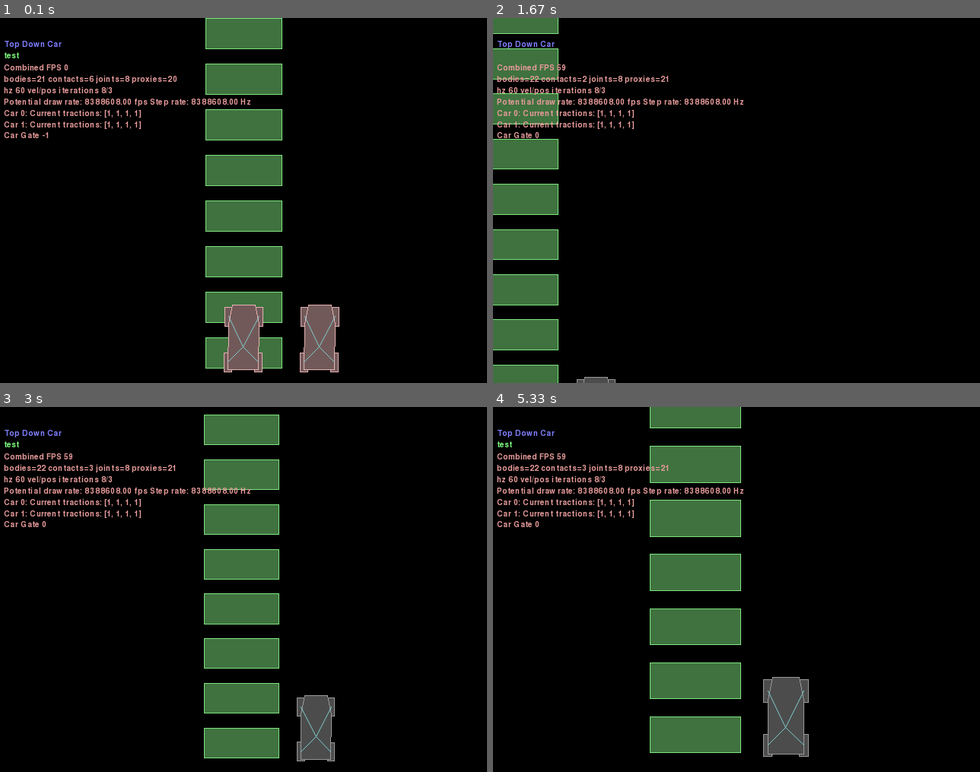
Above: before the commit, frames 1-4 (two rows, left to right).
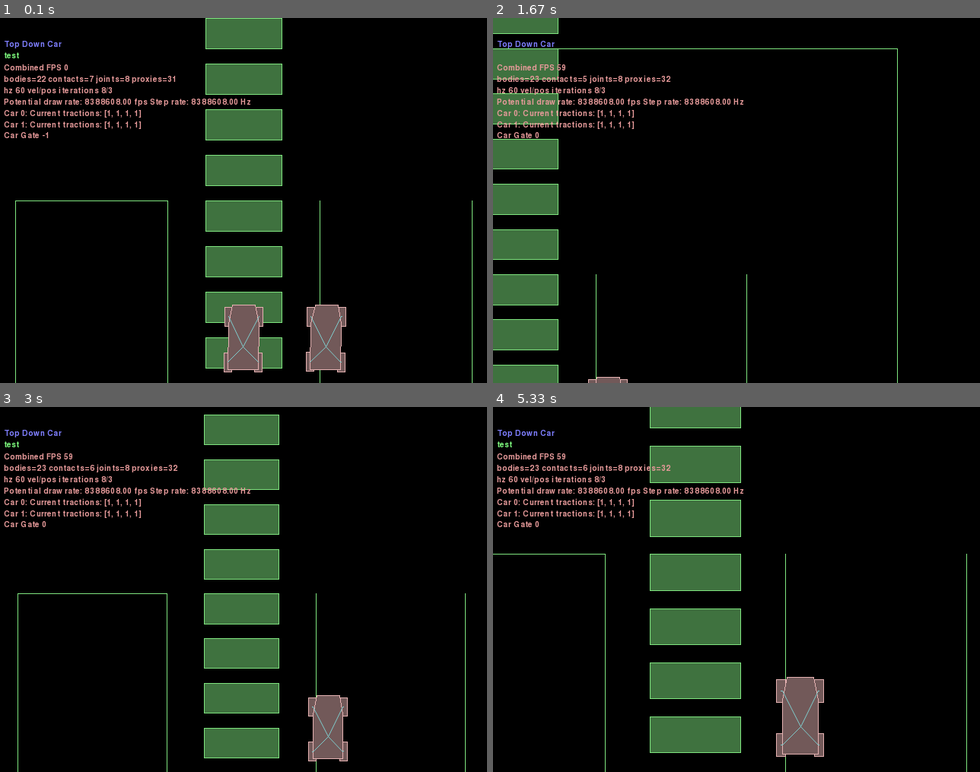
Above: after the commit, the same moments.

Repository: Alluvial-Gold/super-duper-potato-ml
Game: pygame game, started from carPhysics/top_down_car.py
Two runs of this game, one before a commit and one after it. Both use one fixed random seed, a clock stepped at 60 frames per second and the inputs below.
Inputs (mouse positions are in pixels of both pictures, inside the frame that each line leads up to):
- Up to frame 1 (0.1 s): no input
- Up to frame 2 (1.67 s): hold Right 0.33-0.8 s; move the mouse to (717, 215) at 0.37 s; hold Up 0.83-1.13 s; move the mouse to (736, 222) at 0.87 s; tap Space at 0.9, 1.23, 1.53 s; tap Z at 0.98 s; hold Right 1.17-1.63 s; move the mouse to (619, 204) at 1.2 s; tap X at 1.32 s
- Up to frame 3 (3 s): hold Left 1.67-2.2 s; move the mouse to (292, 669) at 1.7 s; tap Space at 1.73, 2.03, 2.3, 2.63, 2.93 s; hold Down 2.23-2.53 s; move the mouse to (92, 673) at 2.27 s; tap Z at 2.38 s; hold Left 2.57-2.97 s; move the mouse to (423, 717) at 2.6 s; tap X at 2.72 s
- Up to frame 4 (5.33 s): hold Up 3-3.37 s; move the mouse to (794, 622) at 3.03 s; tap Space at 3.07, 3.47, 3.77, 4.47, 4.87, 5.17 s; hold Right 3.4-4.03 s; move the mouse to (746, 465) at 3.43 s; tap Z at 3.55, 4.95 s; click (561, 578) at 4.12 s; hold Down 4.4-4.77 s; move the mouse to (712, 684) at 4.43 s; hold Left 4.8-5.27 s; move the mouse to (736, 633) at 4.83 s; hold Right from 5.3 s (still down)

The runs differ from the first frame. In frame 1, 1.1% of the frame differs, in the area x 3-98%, y 15-100%; in frame 2, 0.7%; in frame 3, 2.3%; in frame 4, 3.0%, in the area x 0-98%, y 15-100%.

Commit message:
Added wall segments

Diff:
--- a/carPhysics/top_down_car.py
+++ b/carPhysics/top_down_car.py
@@ -4,7 +4,6 @@
 from framework import (Framework, Keys, main)
 from Box2D import *
 import math
-
 
 class TDGroundArea(object):
     """
@@ -237,6 +236,9 @@
         numCars = 2
         self.cars = [TDCar(self.world, position=(10*i, 0)) for i in range(numCars)]
 
+        self.wall_body = self.world.CreateStaticBody(position=(0, 0))
+        self.set_up_walls()
+
         # Add track sections
         for trackSectionIndex in range(10):
             width = 5
@@ -254,6 +256,20 @@
             )
             fixture.sensor = True
 
+    def create_wall_segment(self, points):
+        for p1, p2 in zip(points, points[1:]):
+            edge = b2EdgeShape(vertices=[p1, p2])
+            self.wall_body.CreateFixture(b2FixtureDef(shape=edge))
+
+    def set_up_walls(self):
+        # TODO the points should come from a file or something?
+        outsideWallPoints = ((-50, 50), (-50, -50), (50, -50), (50, 50), (-50, 50))
+        insideWallPoints = ((-30, 20), (-30, -20), (-10, -20), (-10, 20), (-30, 20))
+        segmentPoints = ((30, 20), (30, -20), (10, -20), (10, 20))
+
+        self.create_wall_segment(outsideWallPoints)
+        self.create_wall_segment(insideWallPoints)
+        self.create_wall_segment(segmentPoints)
 
     def Keyboard(self, key):
         key_map = self.key_map
Not shown, changed: .gitignore
